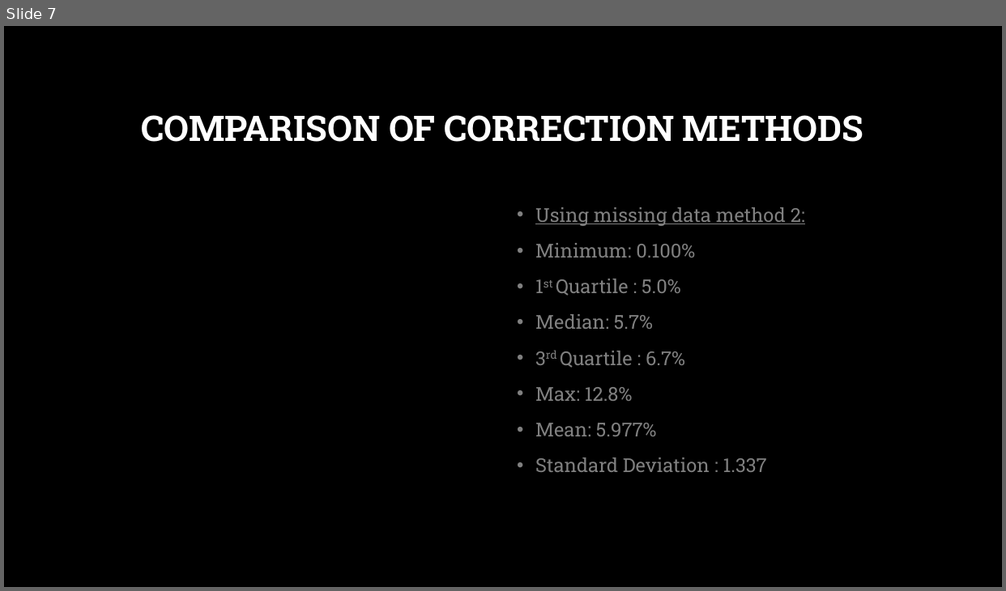
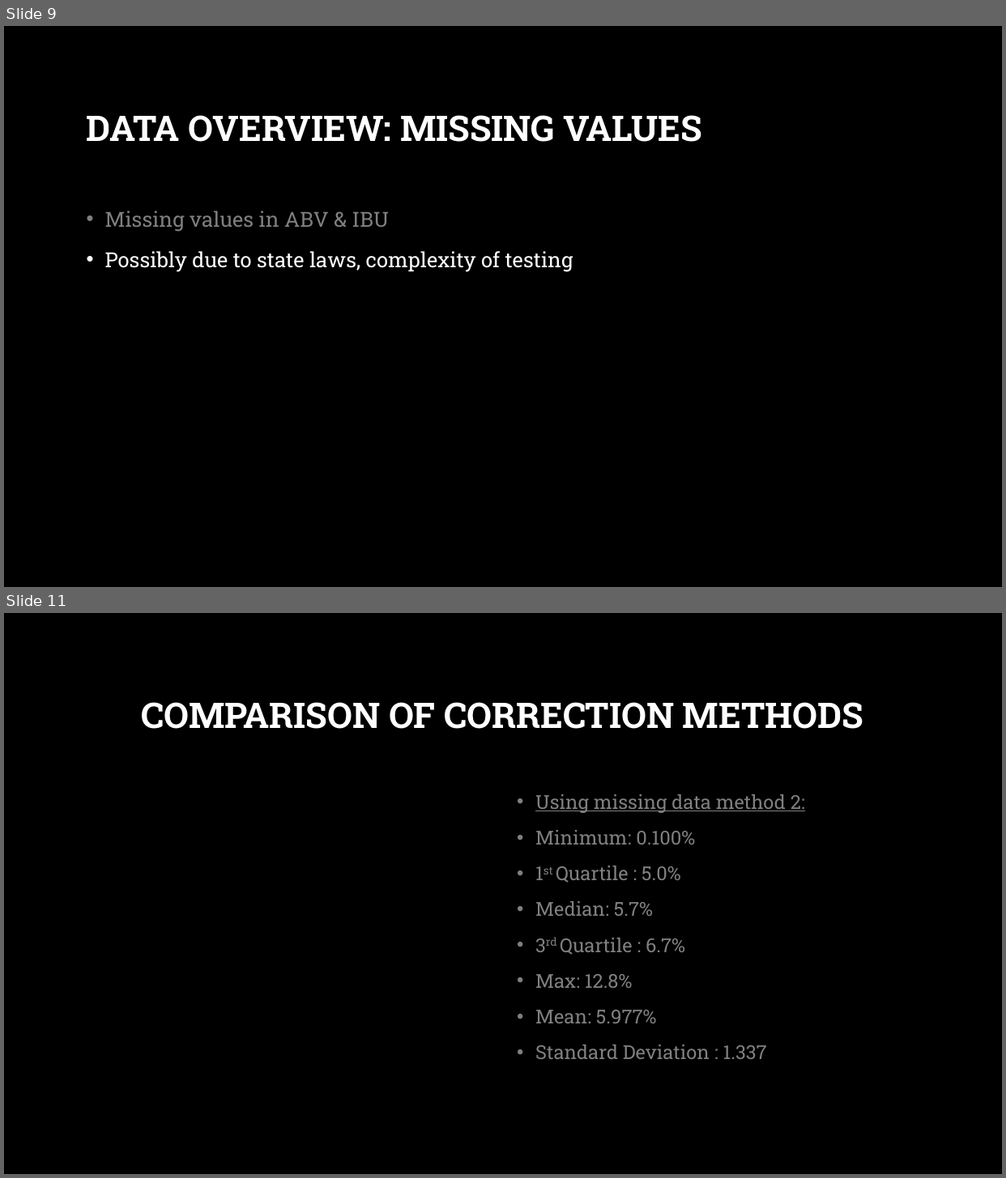
Before and after one commit to IndyD/MSDS-6306-case-study-1, a slide deck: Case Study – Budweiser Brewery Insights.pptx. Shown one above the other, each under a label of ours: slide 7 before the commit, slides 9 and 11 after it; the slides between them are not shown. The pictures are 1006x591 and 1006x1178 pixels, drawn with LibreOffice and Linux fonts; fonts in the diff are those of the drawing; background and template pictures are left out. Boxes give left, top, right and bottom in pixels: in the first picture for what was removed or moved away, otherwise in the second. Text is boxed around its words. In the diff, an @@ line names an element or a change of style, - is before the commit and + after.

```diff
--- a/Case Study – Budweiser Brewery Insights.pptx
+++ b/Case Study – Budweiser Brewery Insights.pptx
@@ slide 9 added at box(4, 26, 1002, 587), background picture (left out) @@
@@ title added at box(87, 115, 702, 142), 34 pt, text #FFFFFF, bold @@
+DATA OVERVIEW: MISSING VALUES
@@ text added at box(105, 211, 573, 272), 20 pt, text #FFFFFF @@
+• Missing values in ABV & IBU
+• Possibly due to state laws, complexity of testing
@@ what was slide 7 is now slide 11 @@
```
Also in this commit, not shown: 4 slides changed, 6 other slides added.
